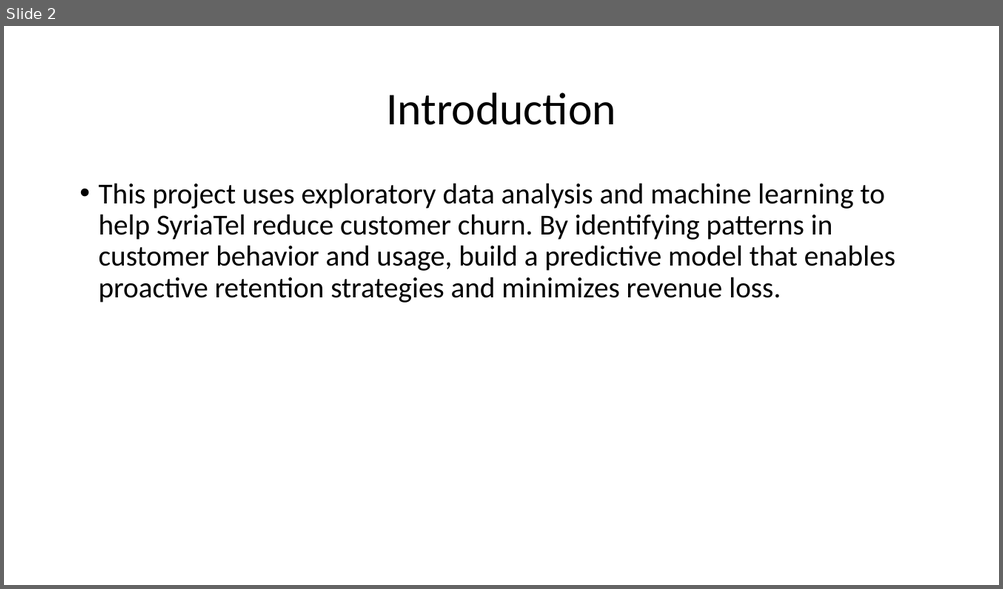
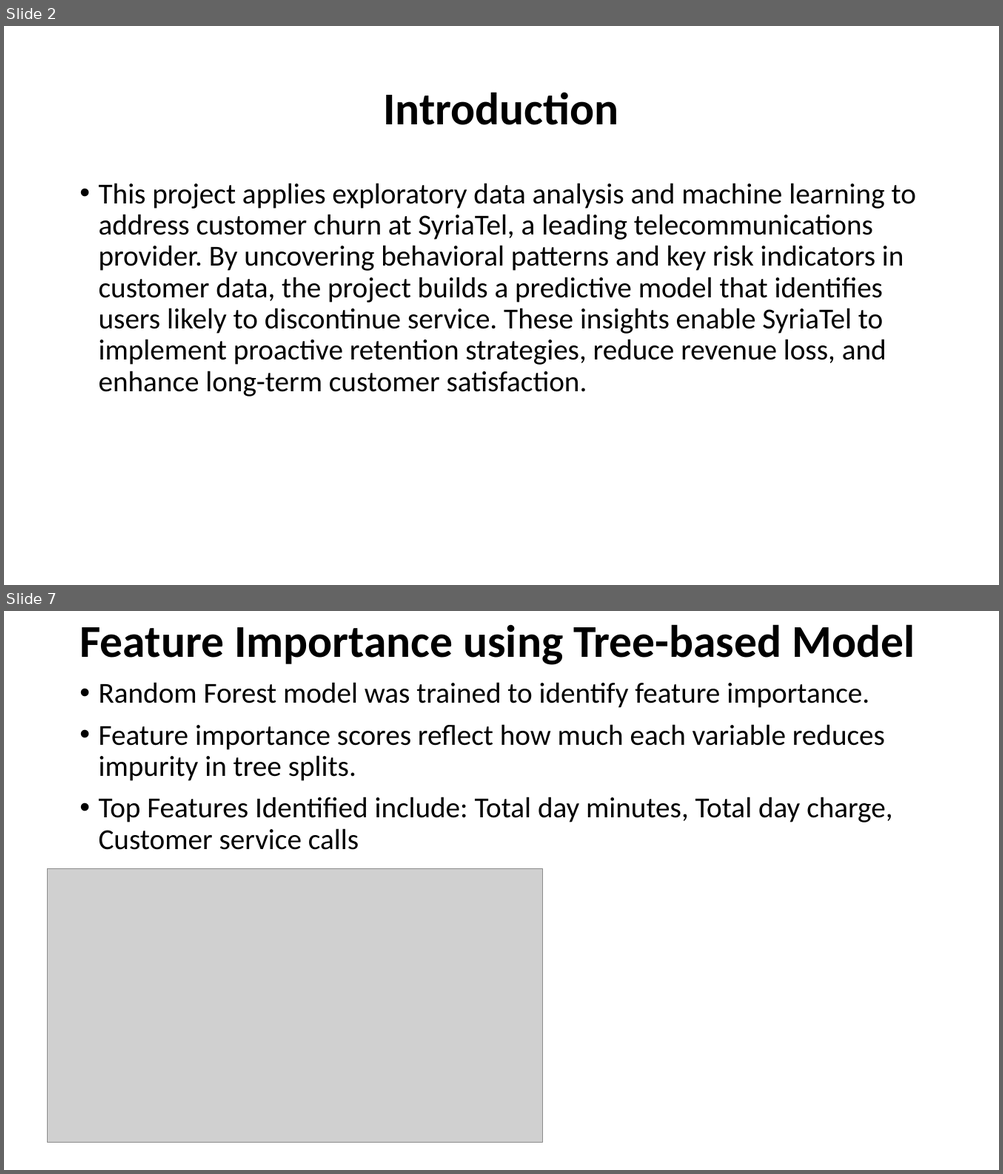
Before and after one commit to Dantonkip/Phase_3-project, a slide deck: Powepoint.pptx. Shown one above the other, each under a label of ours: slide 2 before the commit, slides 2 and 7 after it; the slides between them are not shown. The pictures are 1003x589 and 1003x1174 pixels, drawn with LibreOffice and Linux fonts; fonts in the diff are those of the drawing; grey boxes stand for pictures; background and template pictures are left out. Boxes give left, top, right and bottom in pixels: in the first picture for what was removed or moved away, otherwise in the second. Text is boxed around its words. In the diff, an @@ line names an element or a change of style, - is before the commit and + after.

```diff
--- a/Powepoint.pptx
+++ b/Powepoint.pptx
@@ slide 7 added at [4,611,999,1170], background picture (left out) @@
@@ title added at [79,624,914,665], 44 pt, text #000000, bold @@
+Feature Importance using Tree-based Model
@@ text added at [99,682,892,850], 28 pt, text #000000 @@
+• Random Forest model was trained to identify feature importance.
+• Feature importance scores reflect how much each variable reduces impurity in tree splits.
+• Top Features Identified include: Total day minutes, Total day charge, Customer service calls
@@ picture added at [47,869,543,1143] @@
@@ slide 2 changed as well @@
@@ title "Introduction" at [383,92,618,125]: bold on @@
@@ text at [99,183,916,397]: text changed @@
-• This project uses exploratory data analysis and machine learning to help SyriaTel reduce customer churn. By identifying patterns in customer behavior and usage, build a predictive model that enables proactive retention strategies and minimizes revenue loss.
+• This project applies exploratory data analysis and machine learning to address customer churn at SyriaTel, a leading telecommunications provider. By uncovering behavioral patterns and key risk indicators in customer data, the project builds a predictive model that identifies users likely to discontinue service. These insights enable SyriaTel to implement proactive retention strategies, reduce revenue loss, and enhance long-term customer satisfaction.
```
Also in this commit, not shown: 1 other slide changed, 10 other slides added, 1 slide removed, 1 other file.
